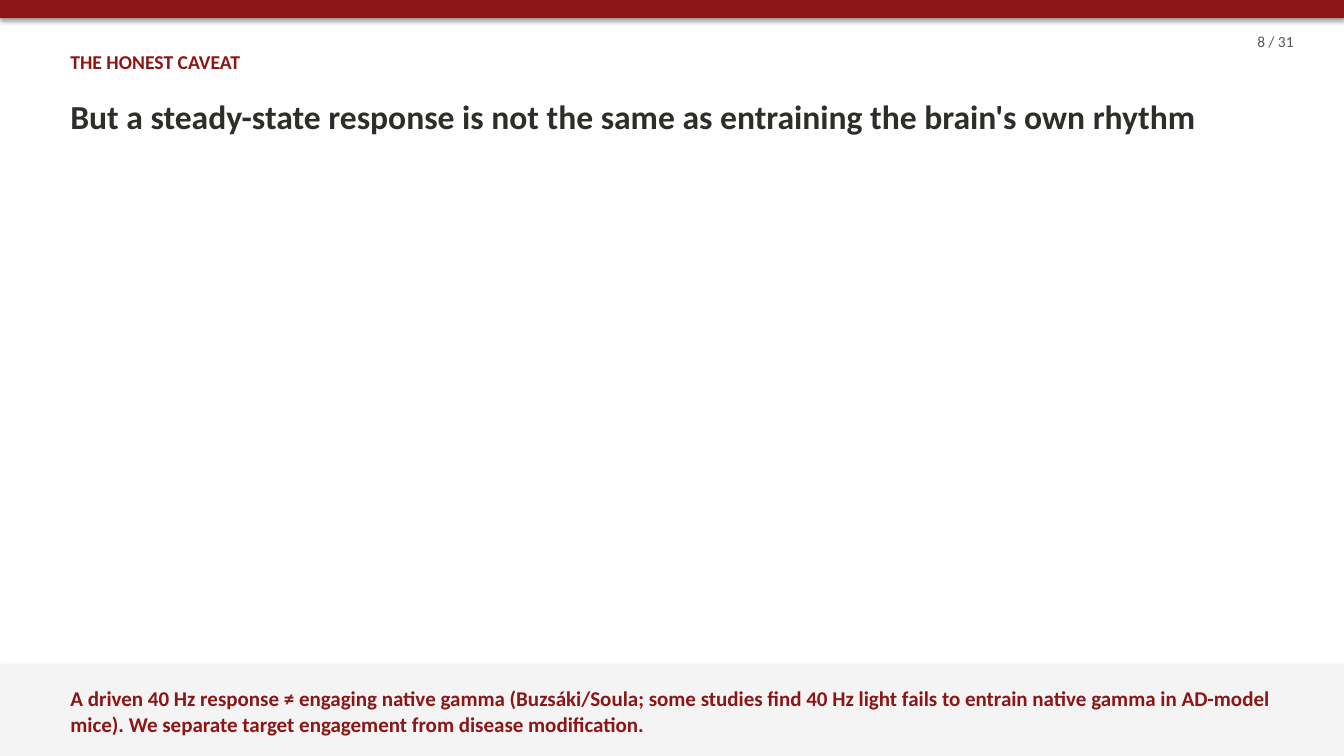
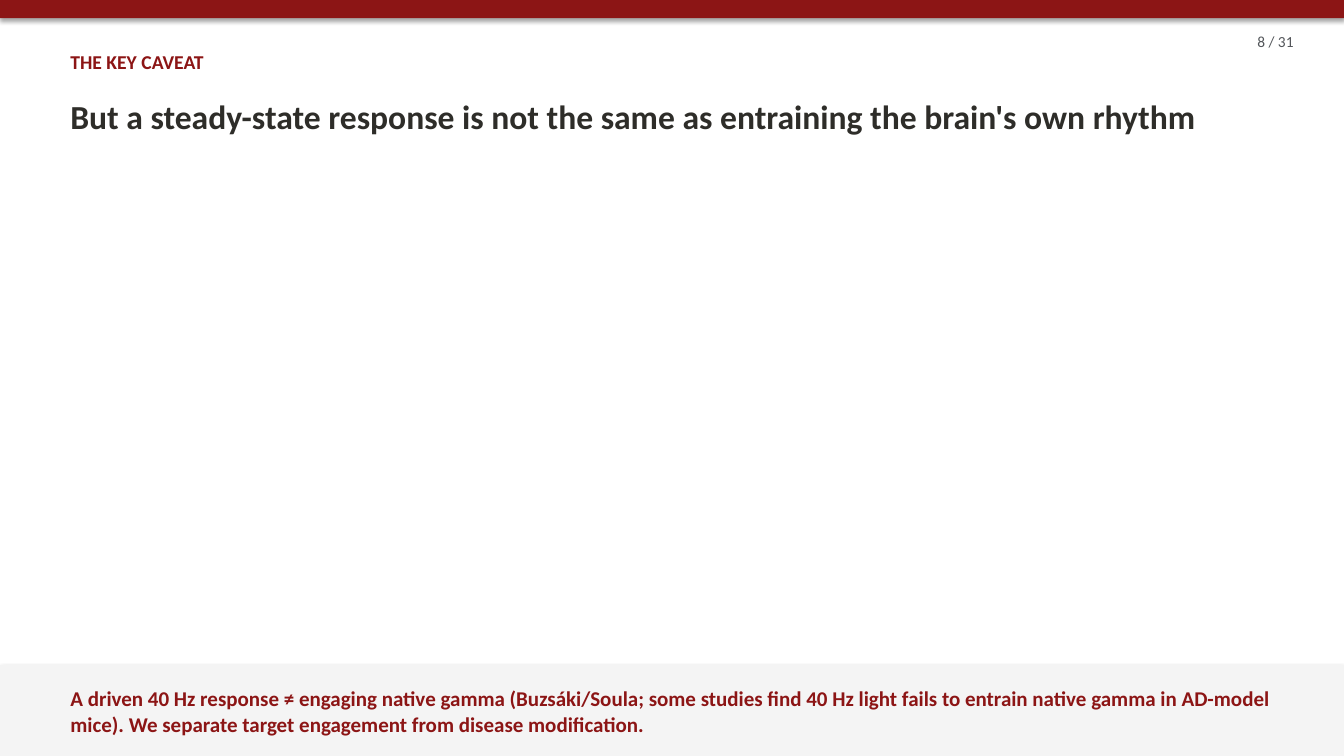
Before and after one commit to wehabit/hpaticmousebuzsakilab, a slide deck: slide 8 of presentation/haptic_brain_talk.pptx. Drawn at 1344x756 pixels with LibreOffice and Linux fonts; fonts in the diff are those of the drawing. Boxes give left, top, right and bottom in pixels: in the first picture for what was removed or moved away, otherwise in the second. Text is boxed around its words. In the diff, an @@ line names an element or a change of style, - is before the commit and + after.

```diff
--- a/presentation/haptic_brain_talk.pptx
+++ b/presentation/haptic_brain_talk.pptx
@@ text at [70, 56, 203, 69]: text changed @@
-THE HONEST CAVEAT
+THE KEY CAVEAT
```
Also in this commit, not shown: 4 other slides changed, 11 other files.
